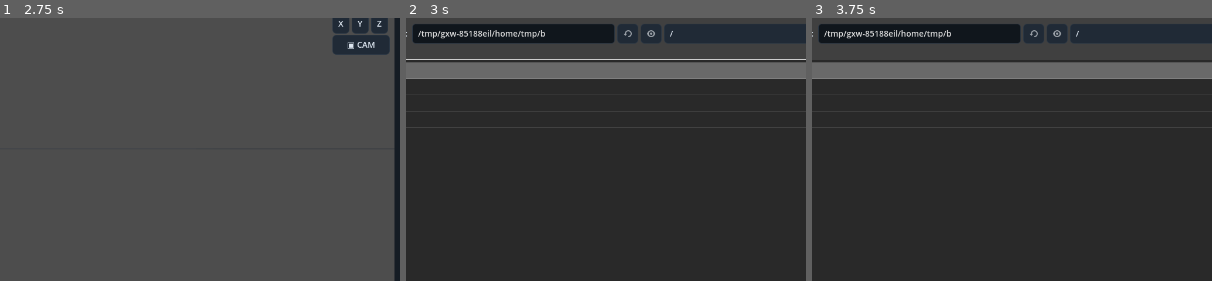
Above: before the commit, frames 1-3 (left to right).
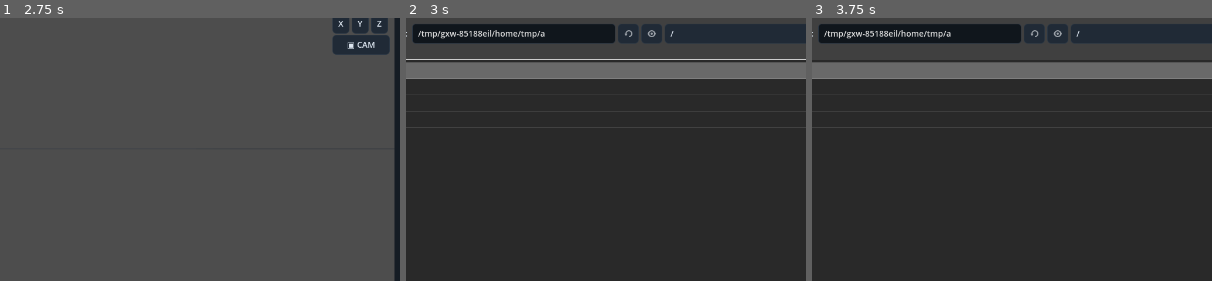
Above: after the commit, the same moments.

Repository: Onnevan/Kabuki
Game: Godot game, scene res://editor/main.tscn
Same seed, same stepped clock (60 frames per second), same inputs: the game is played once before the commit and once after it.
Inputs (mouse positions are % of the whole screen's width and height, from its top left):
- Up to frame 1 (2.75 s): click "↶" at 0.5 s; click "↷" at 1.25 s; click "OPEN" at 2 s
- Up to frame 2 (3 s): click "＋ IMPORT" at 2.75 s
- Up to frame 3 (3.75 s): click (37, 77) at 3.52 s; type "12" at 3.6 s
The pictures show only the part of the screen within x 27-77%, y 15-65%; the shares and areas given below are measured in that part.

Frame 1 is identical in both runs. In frame 2, 0.1% of the frame differs, in the area x 33-67%, y 3-9%; in frame 3, 0.1%.

Commit message:
Complete camera global timeline and project restore

Diff:
--- a/editor/main.gd
+++ b/editor/main.gd
@@ -498,6 +498,21 @@
 				stroke.fill_color = rec.get("fill_color", Color.TRANSPARENT)
 				plane.add_child(stroke)
 				stroke.rebuild()
+	# Rebuild non-drawing scene anchors.
+	for object_id in ProjectStore.objects:
+		if scene_nodes.has(object_id): continue
+		var obj: MotionObject = ProjectStore.objects[object_id]
+		if obj.technical_type == "camera":
+			var camera_rig_node := _build_scene_camera(obj)
+			world_root.add_child(camera_rig_node)
+			camera_rig_node.transform = obj.transform
+			scene_nodes[obj.id] = camera_rig_node
+			if render_camera_id.is_empty(): render_camera_id = obj.id
+		elif obj.technical_type == "light":
+			var loaded_light := DirectionalLight3D.new()
+			world_root.add_child(loaded_light)
+			loaded_light.transform = obj.transform
+			scene_nodes[obj.id] = loaded_light
 	_refresh_scene_object_list()
 	_refresh_drawing_planes()
 	_apply_drawing_frame(ProjectStore.current_frame)
@@ -589,6 +604,8 @@
 	if not selected_object_id.is_empty() and ProjectStore.objects.has(selected_object_id):
 		var field_model: MotionObject = ProjectStore.objects[selected_object_id]
 		field_model.transform = selected_scene_node.transform
+		if auto_key.button_pressed:
+			_key_transform()
 		if field_model.technical_type == "camera" and camera_view_active and selected_object_id == render_camera_id:
 			_sync_editor_view_to_render_camera()
 
